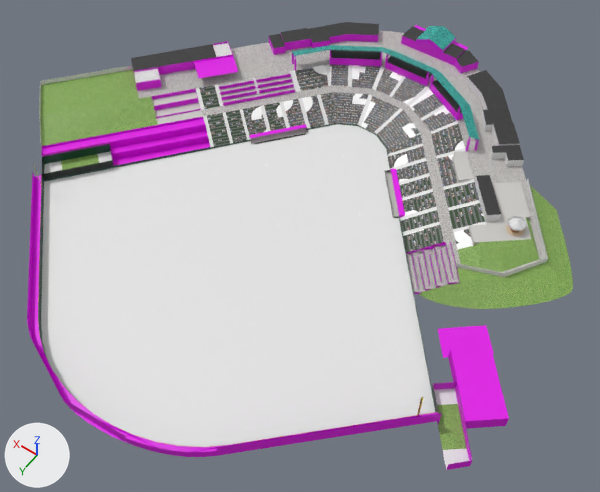
An edit to the Blender file lp_frans_stadium/lp_frans_stadium.blend, drawn before and after from the same camera.
Rendered twice from a 50 mm camera at (-105.5, 173.9, 208.3) aimed at (-8.5, 38.1, -5.0). The lights are fixed; the arrows at lower left show +X, +Y and +Z. The picture after the commit comes second.

Objects in the first picture: 'Stadium'.
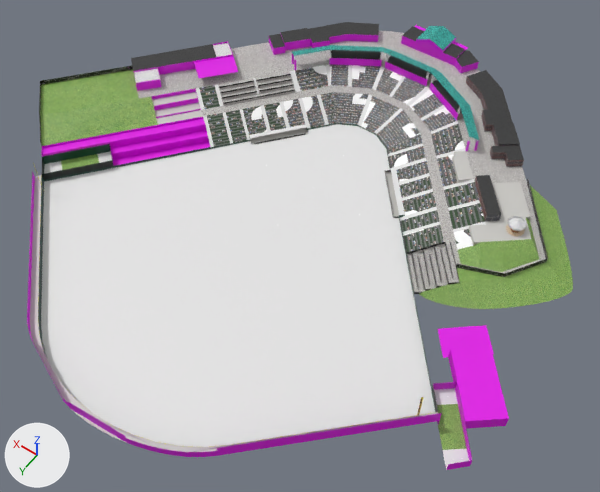
The change, as a diff of the scene's bpy script:
```diff
--- a/lp_frans_stadium/lp_frans_stadium.blend.py
+++ b/lp_frans_stadium/lp_frans_stadium.blend.py
@@ mat_chain_link_fence @@
 mat_chain_link_fence = principled_material('Chain Link Fence')
-mat_chain_link_fence.base_color = (0.8, 0.8, 0.8)  # white #e7e7e7
+mat_chain_link_fence.texture = img_chain_link_png
@@ mat_fence @@
+mat_fence = principled_material('Fence')
+mat_fence.texture = img_fence_png
@@ mat_white_paint @@
+mat_white_paint = principled_material('White Paint')
+mat_white_paint.base_color = (0.8, 0.8, 0.8)  # white #e7e7e7
@@ me_mesh @@
 # used by ob_stadium; location = (-51.4, 35.3, 0.0); rotation_euler = (0.0, 0.0, 0.785), in degrees (0, 0, 45)
 # verts and faces of me_mesh; kept vertices keep their numbers, new ones are numbered from 1827
-me_mesh.from_pydata(...)  # 1827 vertices, 945 faces, 11 loose edges; spans x -51.0..116.0, y -120.0..55.0, z -1.0..15.0
+me_mesh.from_pydata(...)  # 1827 vertices, 950 faces, 12 loose edges; spans x -51.0..116.0, y -120.0..55.0, z -1.0..15.0
+# me_mesh part 1
+# 9 faces are deleted
+# 7 new faces join them, mat_fence (picture img_fence_png)
+# 7 new faces join them, mat_concrete (picture img_concrete_png)
+# 1 new face joins them, mat_dark_green_paint (picture img_painted_wall_dark_green_png)
+# me_mesh part 2
+delete_faces([(982, 1225, 1234, 1224, 1223, 1222, 1221, 1220, 1219), (1224, 1234, 1225, 1233, 1237, 1232)])
+edges += [(1225, 1234)]
+faces += [(1224, 1234, 1237, 1232)]  # mat_mixed_brick (picture img_mixed_brick_png)
+# me_mesh part 3: 83 kept faces spanning x -46.0..114.0, y -112.0..1.0, z 5.0..12.0 get new texture (UV) coordinates
+# me_mesh part 4: 19 faces spanning x -11.0..116.0, y -99.0..43.0, z 2.0..8.0 switch from mat_placeholder (pink #e201e7) to mat_concrete (picture img_concrete_png)
+# me_mesh part 5: 48 faces spanning x -33.0..9.0, y -105.0..-64.0, z 11.0..12.0 switch from mat_placeholder (pink #e201e7) to mat_brick (its picture is missing)
+# me_mesh part 6: 24 faces spanning x -13.0..2.0, y -16.0..1.0, z 0.0..5.0 switch from mat_placeholder (pink #e201e7) to mat_fence (picture img_fence_png)
+# me_mesh part 7: 7 faces spanning x -38.0..9.0, y -105.0..-47.0, z 7.0..11.0 switch from mat_placeholder (pink #e201e7) to mat_mixed_brick (picture img_mixed_brick_png)
+# me_mesh part 8: 120 faces spanning x -33.0..43.0, y -105.0..-31.0, z 1.0..14.0 switch from mat_placeholder (pink #e201e7) to mat_white_paint (white #e7e7e7)
+# me_mesh part 9: 24 faces spanning x -48.0..-25.0, y -85.0..-18.0, z 8.0..11.0 switch from mat_brick (its picture is missing) to mat_mixed_brick (picture img_mixed_brick_png)
+# other edits to the shape of me_mesh do not show in these pictures
 me_mesh.materials.append(mat_foul_pole)
```

What differs and where, as boxes (x1, y1, x2, y2) in the pictures (600 x 492 px; the box of a moved part takes in the faces that stretch with it):
'Stadium', surface changed: (27, 47, 551, 456) in both
part 1 of me_mesh, reshaped: (219, 74, 295, 106) in both
part 2 of me_mesh, moved or reshaped: (485, 125, 493, 131) in both
part 3 of me_mesh, surface changed: (39, 50, 548, 277) in both
part 4 of me_mesh, recoloured: (30, 82, 445, 452) in both
part 5 of me_mesh, recoloured: (330, 50, 460, 114) in both
part 6 of me_mesh, recoloured: (406, 242, 460, 294) in both
part 7 of me_mesh, recoloured: (427, 74, 463, 120) in both
part 8 of me_mesh, recoloured: (249, 50, 479, 215) in both
part 9 of me_mesh, recoloured: (466, 77, 524, 222) in both
